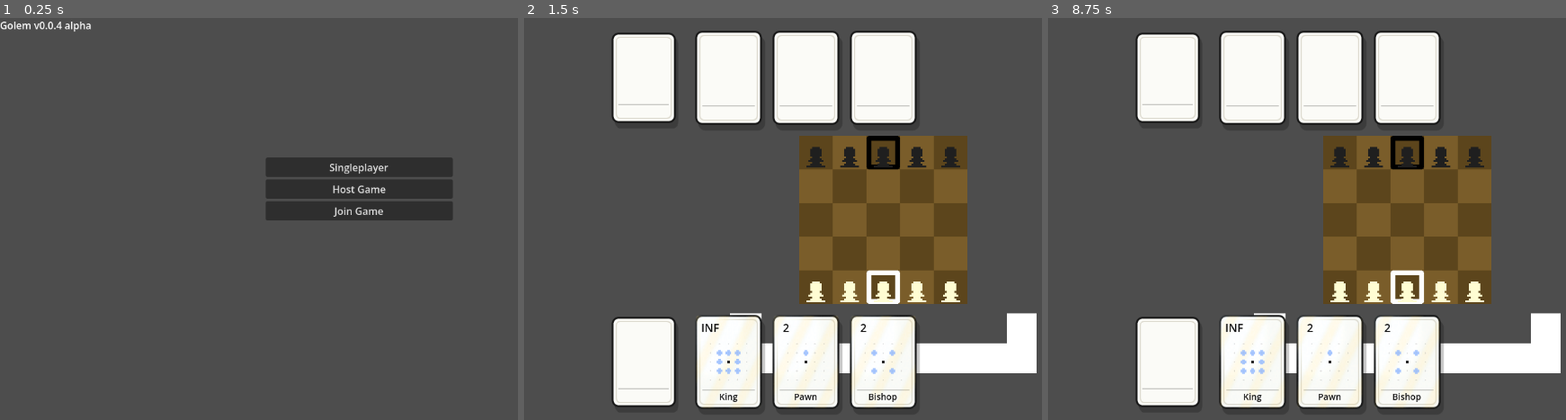
Above: before the commit, frames 1-3 (left to right).
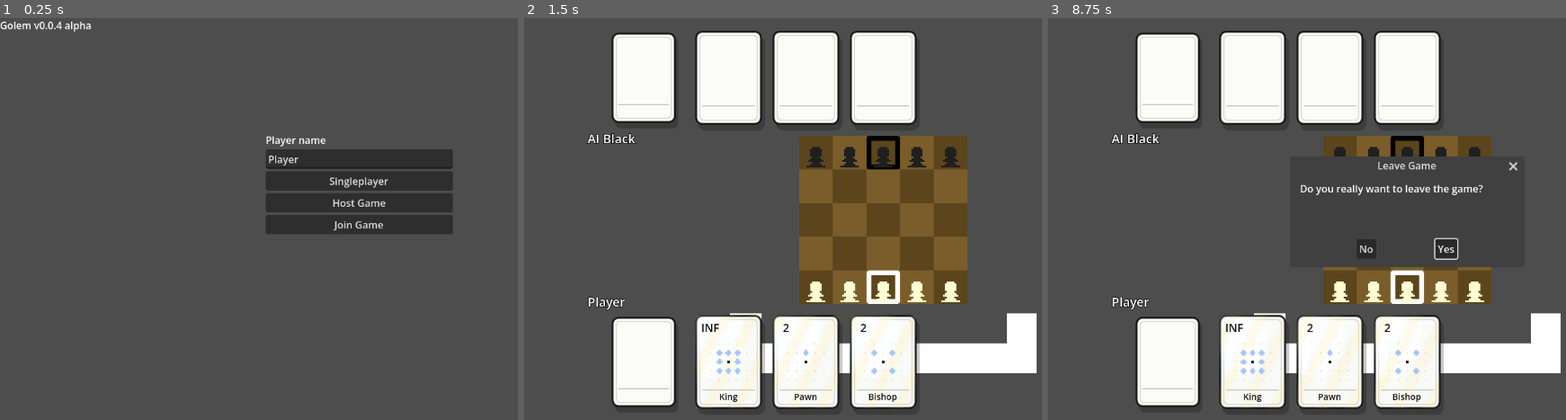
Above: after the commit, the same moments.

Repository: DavidBarta92/Golem-Chess
Game: Godot game, scene res://Scenes/MainMenu.tscn
The game is run twice, just before and just after one commit, with the same random seed, the same clock (stepped at 60 frames per second) and the same inputs.
Inputs (mouse positions are in pixels of both pictures, inside the frame that each line leads up to):
- Up to frame 1 (0.25 s): no input
- Up to frame 2 (1.5 s): click "Singleplayer" at 0.5 s; click "INF" at 1.25 s
- Up to frame 3 (8.75 s): click "2" at 2 s; click "2" at 2.75 s; click "2" at 3.5 s; click "2" at 4.25 s; tap Enter at 5, 6.5, 8 s; move the mouse to (1565, 198) at 5.02 s; click (1565, 198) at 5.17 s; tap Space at 5.75, 7.25 s; drag from (1265, 239) to (1369, 299) at 5.77 s; move the mouse to (1477, 130) at 6.52 s; click (1477, 130) at 6.67 s; drag from (1369, 299) to (1193, 158) at 7.27 s; move the mouse to (outside the picture) at 8.02 s; hold A from 8.03 s (still down); click (outside the picture) at 8.17 s; tap Escape at 8.65 s

The runs differ from the first frame. In frame 1, 3.4% of the frame differs, in the area x 51-88%, y 29-54%; in frame 2, 0.2%; in frame 3, 9.2%, in the area x 12-91%, y 28-73%.

Commit message:
exit window and names

Diff:
--- a/GameConfig.gd
+++ b/GameConfig.gd
@@ -6,12 +6,15 @@
 const AI_DIFFICULTY_NORMAL: String = "normal"
 const AI_DIFFICULTY_HARD: String = "hard"
 const DEFAULT_AI_VS_AI_CSV_LOG_DIR: String = "user://ai_match_logs"
+const DEFAULT_PLAYER_NAME: String = "Player"
+const MAX_PLAYER_NAME_LENGTH: int = 24
 
 var is_singleplayer: bool = false
 var is_hosting: bool = false
 var is_ai_vs_ai_batch: bool = false
 var server_ip: String = "127.0.0.1"
 var server_port: int = 9999
+var player_name: String = DEFAULT_PLAYER_NAME
 var ai_vs_ai_match_count: int = 1
 var ai_vs_ai_matches_played: int = 0
 var ai_vs_ai_log_session_id: String = ""
@@ -40,6 +43,20 @@
 
 func get_player_ai_difficulty(player_id: int) -> String:
 	return str(player_ai_difficulties.get(player_id, AI_DIFFICULTY_NORMAL))
+
+func set_local_player_name(new_player_name: String) -> void:
+	player_name = sanitize_player_name(new_player_name)
+
+func get_local_player_name() -> String:
+	return sanitize_player_name(player_name)
+
+func sanitize_player_name(raw_player_name: String) -> String:
+	var cleaned_name: String = raw_player_name.strip_edges()
+	if cleaned_name.is_empty():
+		return DEFAULT_PLAYER_NAME
+	if cleaned_name.length() > MAX_PLAYER_NAME_LENGTH:
+		cleaned_name = cleaned_name.substr(0, MAX_PLAYER_NAME_LENGTH)
+	return cleaned_name
 
 func set_singleplayer_controllers(player_0_controller: String = CONTROLLER_HUMAN, player_1_controller: String = CONTROLLER_AI) -> void:
 	set_player_controller(0, player_0_controller)
--- a/Scenes/MainMenu.gd
+++ b/Scenes/MainMenu.gd
@@ -5,6 +5,7 @@
 const MAX_AI_VS_AI_MATCH_COUNT: int = 9999
 
 @onready var ai_vs_ai_controls: Control = $AIVsAIControls
+@onready var player_name_field: LineEdit = $VBoxContainer/PlayerNameField
 @onready var ai_match_count_field: LineEdit = $AIVsAIControls/MatchCountField
 @onready var ai_csv_log_dir_field: LineEdit = $AIVsAIControls/CsvLogDirField
 
@@ -12,11 +13,14 @@
 
 func _ready():
 	ai_vs_ai_controls.visible = false
+	player_name_field.text = GameConfig.get_local_player_name()
 	ai_match_count_field.text = str(GameConfig.ai_vs_ai_match_count)
 	ai_csv_log_dir_field.text = GameConfig.get_ai_vs_ai_csv_log_dir()
 
 func _input(event):
 	if ai_vs_ai_controls.visible:
+		return
+	if get_viewport().gui_get_focus_owner() is LineEdit:
 		return
 
 	var key_event: InputEventKey = event as InputEventKey
@@ -31,6 +35,7 @@
 		ai_vs_ai_unlock_presses = 0
 
 func _on_singleplayer_button_pressed():
+	save_player_name()
 	GameConfig.stop_ai_vs_ai_batch()
 	GameConfig.is_singleplayer = true
 	GameConfig.is_hosting = true
@@ -39,6 +44,7 @@
 	get_tree().change_scene_to_file("res://Scenes/main.tscn")
 
 func _on_ai_vs_ai_button_pressed():
+	save_player_name()
 	var match_count: int = get_ai_vs_ai_match_count()
 	GameConfig.is_singleplayer = true
 	GameConfig.is_hosting = true
@@ -55,7 +61,11 @@
 		return MAX_AI_VS_AI_MATCH_COUNT
 	return match_count
 
+func save_player_name() -> void:
+	GameConfig.set_local_player_name(player_name_field.text)
+
 func _on_host_button_pressed():
+	save_player_name()
 	GameConfig.stop_ai_vs_ai_batch()
 	GameConfig.is_singleplayer = false
 	GameConfig.is_hosting = true
@@ -64,6 +74,7 @@
 	get_tree().change_scene_to_file("res://Scenes/main.tscn")
 
 func _on_join_button_pressed():
+	save_player_name()
 	GameConfig.stop_ai_vs_ai_batch()
 	GameConfig.is_singleplayer = false
 	GameConfig.reset_multiplayer_controllers()
--- a/Scenes/MainMenu.tscn
+++ b/Scenes/MainMenu.tscn
@@ -19,11 +19,20 @@
 anchor_right = 0.5
 anchor_bottom = 0.5
 offset_left = -150.0
-offset_top = -100.0
+offset_top = -140.0
 offset_right = 150.0
-offset_bottom = 100.0
+offset_bottom = 140.0
 grow_horizontal = 2
 grow_vertical = 2
+
+[node name="NameLabel" type="Label" parent="VBoxContainer"]
+layout_mode = 2
+text = "Player name"
+
+[node name="PlayerNameField" type="LineEdit" parent="VBoxContainer"]
+layout_mode = 2
+text = "Player"
+placeholder_text = "Player"
 
 [node name="SingleplayerButton" type="Button" parent="VBoxContainer" unique_id=2029327827]
 layout_mode = 2
--- a/Scenes/Multiplayer.gd
+++ b/Scenes/Multiplayer.gd
@@ -5,6 +5,7 @@
 
 var connected_peer_ids = []
 var peer_player_ids: Dictionary = {}
+var peer_player_names: Dictionary = {}
 var server_turn = true
 
 var game_host: NetworkGameHost = null
@@ -30,6 +31,8 @@
 	connected_peer_ids = [1]
 	peer_player_ids.clear()
 	peer_player_ids[1] = get_local_human_player_id()
+	peer_player_names.clear()
+	setup_singleplayer_player_names()
 	ai_players.clear()
 
 	game_host = NetworkGameHost.new(self)
@@ -53,6 +56,13 @@
 			var ai_difficulty: String = GameConfig.get_player_ai_difficulty(player_id)
 			ai_players[player_id] = HeuristicAIPlayer.new(player_id, ai_difficulty)
 
+func setup_singleplayer_player_names() -> void:
+	for player_id in [0, 1]:
+		if GameConfig.get_player_controller(player_id) == GameConfig.CONTROLLER_HUMAN:
+			peer_player_names[player_id] = GameConfig.get_local_player_name()
+		else:
+			peer_player_names[player_id] = "AI %s" % ("White" if player_id == 0 else "Black")
+
 func get_local_human_player_id() -> int:
 	for player_id in [0, 1]:
 		if GameConfig.get_player_controller(player_id) == GameConfig.CONTROLLER_HUMAN:
@@ -107,6 +117,7 @@
 
 	game_host = NetworkGameHost.new(self)
 	GameController.set_game_host(game_host)
+	peer_player_names[1] = GameConfig.get_local_player_name()
 
 	_on_peer_connected(1)
 	return true
@@ -163,10 +174,12 @@
 
 	print("Player disconnected: ", peer_id)
 	connected_peer_ids.erase(peer_id)
+	peer_player_names.erase(peer_id)
 	print("  Players: %d/2" % connected_peer_ids.size())
 
 func _on_connection_succeeded():
 	print("Connected to server")
+	register_player_name.rpc_id(1, multiplayer.get_unique_id(), GameConfig.get_local_player_name())
 
 func _on_connection_failed():
 	push_error("Failed to connect to server")
@@ -181,6 +194,15 @@
 func close_game_connection():
 	multiplayer_peer.close()
 	multiplayer.multiplayer_peer = null
+
+@rpc("any_peer", "call_local", "reliable")
+func register_player_name(peer_id: int, player_name: String):
+	if !is_server:
+		return
+
+	peer_player_names[peer_id] = GameConfig.sanitize_player_name(player_name)
+	if game_host != null && game_host.game_state != null && game_host.game_state.player_hands.has(0):
+		game_host.broadcast_full_state()
 
 func on_player_action(action: Dictionary):
 	send_player_action.rpc_id(1, multiplayer.get_unique_id(), action)
@@ -254,7 +276,24 @@
 		state_data.get("player_decks_size", {}),
 		state_data.get("hidden_cards", []),
 		state_data.get("player_base_fields", {}),
-		state_data.get("board_effects", [])
+		state_data.get("board_effects", []),
+		state_data.get("player_names", {})
 	)
 
 	print("apply_game_state() end")
+
+func get_player_names_by_id() -> Dictionary:
+	if GameConfig.is_singleplayer:
+		return {
+			0: str(peer_player_names.get(0, "AI White")),
+			1: str(peer_player_names.get(1, "AI Black")),
+		}
+
+	var player_names: Dictionary = {
+		0: "Player",
+		1: "Player",
+	}
+	for peer_id in peer_player_ids:
+		var player_id: int = int(peer_player_ids[peer_id])
+		player_names[player_id] = str(peer_player_names.get(peer_id, "Player"))
+	return player_names
--- a/Scenes/chess.gd
+++ b/Scenes/chess.gd
@@ -35,6 +35,8 @@
 const BOARD_MARKER_LINE_WIDTH = 1.8
 const DECK_COUNT_LABEL_SIZE = Vector2(88, 28)
 const DECK_COUNT_LABEL_GAP = 8
+const PLAYER_NAME_LABEL_SIZE = Vector2(180, 28)
+const PLAYER_NAME_LABEL_GAP = 8
 const INVALID_BOARD_POS = Vector2(-1, -1)
 const WHITE_BASE_FIELD = Vector2(0, 2)
 const BLACK_BASE_FIELD = Vector2(4, 2)
@@ -73,6 +75,8 @@
 var result_label: Label
 var has_received_server_state: bool = false
 var deck_count_label: Label
+var player_name_labels: Dictionary = {}
+var quit_confirmation_dialog: ConfirmationDialog
 var white_deck_count_override: int = -1
 var black_deck_count_override: int = -1
 var hidden_card_preview_container: Control
@@ -83,6 +87,10 @@
 	0: WHITE_BASE_FIELD,
 	1: BLACK_BASE_FIELD,
 }
+var current_player_names: Dictionary = {
+	0: "Player",
+	1: "Player",
+}
 
 var side
 
@@ -111,6 +119,9 @@
 	create_hidden_card_preview_ui()
 	create_result_ui()
 	create_deck_count_ui()
+	create_player_name_ui()
+	create_quit_confirmation_ui()
+	update_player_name_labels()
 
 func create_board_markers_node():
 	board_markers_node = Node2D.new()
@@ -339,6 +350,38 @@
 	label_settings.outline_color = Color(0.0, 0.0, 0.0)
 	deck_count_label.label_settings = label_settings
 
+func create_player_name_ui():
+	player_name_labels[1] = create_player_name_label()
+	player_name_labels[-1] = create_player_name_label()
+
+func create_player_name_label() -> Label:
+	var name_label: Label = Label.new()
+	canvas_layer.add_child(name_label)
+	name_label.visible = false
+	name_label.size = PLAYER_NAME_LABEL_SIZE
+	name_label.horizontal_alignment = HORIZONTAL_ALIGNMENT_LEFT
+	name_label.vertical_alignment = VERTICAL_ALIGNMENT_CENTER
+	name_label.mouse_filter = Control.MOUSE_FILTER_IGNORE
+	name_label.z_index = 940
+
+	var label_settings: LabelSettings = LabelSettings.new()
+	label_settings.font_size = 20
+	label_settings.font_color = Color(1.0, 1.0, 1.0)
+	label_settings.outline_size = 4
+	label_settings.outline_color = Color(0.0, 0.0, 0.0)
+	name_label.label_settings = label_settings
+	return name_label
+
+func create_quit_confirmation_ui():
+	quit_confirmation_dialog = ConfirmationDialog.new()
+	canvas_layer.add_child(quit_confirmation_dialog)
+	quit_confirmation_dialog.title = "Leave Game"
+	quit_confirmation_dialog.dialog_text = "Do you really want to leave the game?"
+	quit_confirmation_dialog.ok_button_text = "Yes"
+	quit_confirmation_dialog.cancel_button_text = "No"
+	quit_confirmation_dialog.exclusive = true
+	quit_confirmation_dialog.confirmed.connect(_on_quit_confirmed)
+
 func create_hidden_card_preview_ui():
 	hidden_card_preview_container = Control.new()
 	canvas_layer.add_child(hidden_card_preview_container)
@@ -390,6 +433,45 @@
 	configure_card_hand_container(black_pieces, local_color != -1)
 	update_card_face_visibility(local_color)
 	update_card_drag_permissions()
+	update_player_name_labels()
+
+func update_player_name_labels():
+	for owner_color in [1, -1]:
+		if !player_name_labels.has(owner_color):
+			continue
+
+		var name_label: Label = player_name_labels[owner_color] as Label
+		var deck_visual: CardVisual = get_deck_visual(owner_color)
+		if name_label == null or deck_visual == null or !is_instance_valid(deck_visual) or !deck_visual.visible:
+			if name_label != null:
+				name_label.visible = false
+			continue
+
+		var deck_rect: Rect2 = deck_visual.get_global_rect()
+		var is_top_hand: bool = is_card_hand_top(owner_color)
+		var label_x: float = deck_rect.get_center().x - PLAYER_NAME_LABEL_SIZE.x * 0.5
+		var label_y: float = deck_rect.end.y + PLAYER_NAME_LABEL_GAP if is_top_hand else deck_rect.position.y - PLAYER_NAME_LABEL_SIZE.y - PLAYER_NAME_LABEL_GAP
+		if label_y < 0.0:
+			label_y = deck_rect.end.y + PLAYER_NAME_LABEL_GAP
+
+		name_label.text = get_display_name_for_player(get_player_id_for_color(owner_color))
+		name_label.global_position = Vector2(
+			max(0.0, label_x),
+			label_y
+		)
+		name_label.visible = true
+
+func is_card_hand_top(owner_color: int) -> bool:
+	var local_color: int = get_local_view_color()
+	return owner_color != local_color
+
+func get_display_name_for_player(player_id: int) -> String:
+	if current_player_names.has(player_id):
+		return str(current_player_names[player_id])
+	var string_key: String = str(player_id)
+	if current_player_names.has(string_key):
+		return str(current_player_names[string_key])
+	return "Player"
 
 func update_card_drag_permissions():
 	var active_color: int = get_controllable_color()
@@ -747,6 +829,13 @@
 	return deck_visual.get_global_rect().has_point(get_viewport().get_mouse_position())
 
 func _input(event):
+	if event is InputEventKey:
+		var key_event: InputEventKey = event as InputEventKey
+		if key_event.pressed && !key_event.echo && key_event.keycode == KEY_ESCAPE:
+			show_quit_confirmation()
+			get_viewport().set_input_as_handled()
+			return
+
 	if can_control_current_turn():
 		if event is InputEventMouseButton && event.pressed:
 			if event.button_index == MOUSE_BUTTON_LEFT:
@@ -778,6 +867,18 @@
 					state = false
 					hovered_piece = Vector2(-1, -1)
 					hide_hover_piece_details()
+
+func show_quit_confirmation():
+	if quit_confirmation_dialog == null:
+		return
+	quit_confirmation_dialog.popup_centered(Vector2i(360, 140))
+
+func _on_quit_confirmed():
+	GameConfig.stop_ai_vs_ai_batch()
+	if get_parent().has_method("close_game_connection"):
+		get_parent().close_game_connection()
+	if get_tree():
+		get_tree().change_scene_to_file(MAIN_MENU_SCENE)
 
 func send_move_action(from_pos: Vector2, to_pos: Vector2):
 	if GameController.current_game_host:
@@ -1202,7 +1303,7 @@
 func is_stalemate():
 	return !current_player_has_valid_turn_action()
 
-func update_from_server_state(pieces_data: Dictionary, playe …(181 unchanged characters)… ctionary = {}, board_effects: Array = []):
+func update_from_server_state(pieces_data: Dictionary, playe …(181 unchanged characters)… ctionary = {}, board_effects: Array = [], player_names: Dictionary = {}):
 	var previous_white_hand_names: Array[String] = get_card_names_from_hand(white_card_hand)
 	var previous_black_hand_names: Array[String] = get_card_names_from_hand(black_card_hand)
 
@@ -1239,6 +1340,7 @@
 		black_deck_count_override = get_int_from_state_dict(player_deck_sizes, 1, black_card_deck.size())
 	current_player_base_fields = parse_player_base_fields(player_base_fields)
 	current_board_effects = parse_board_effects(board_effects)
+	current_player_names = parse_player_names(player_names)
 	white_card_hand = create_card_hand_from_names(current_white_hand_names)
 	black_card_hand = create_card_hand_from_names(current_black_hand_names)
 	white_card_visuals = populate_card_hand(white_pieces, white_card_hand, 1)
@@ -1257,6 +1359,19 @@
 
 	if server_game_over && winner_player != -1:
 		finish_game(get_color_for_player_id(winner_player))
+
+func parse_player_names(player_names: Dictionary) -> Dictionary:
+	var parsed_names: Dictionary = current_player_names.duplicate()
+	for player_id in [0, 1]:
+		if player_names.has(player_id):
+			parsed_names[player_id] = GameConfig.sanitize_player_name(str(player_names[player_id]))
+			continue
+
+		var string_key: String = str(player_id)
+		if player_names.has(string_key):
+			parsed_names[player_id] = GameConfig.sanitize_player_name(str(player_names[string_key]))
+
+	return parsed_names
 
 func update_hidden_card_previews(hidden_cards: Array):
 	clear_hidden_card_previews()
--- a/Scripts/NetworkGameHost.gd
+++ b/Scripts/NetworkGameHost.gd
@@ -377,7 +377,8 @@
 			local_state_data.player_decks_size,
 			local_state_data.hidden_cards,
 			local_state_data.player_base_fields,
-			local_state_data.board_effects
+			local_state_data.board_effects,
+			local_state_data.player_names
 		)
 
 	for peer_id in multiplayer_node.connected_peer_ids:
@@ -408,6 +409,7 @@
 		"winner_player": game_state.winner_player,
 		"player_base_fields": serialize_player_base_fields(),
 		"board_effects": serialize_board_effects(),
+		"player_names": get_serialized_player_names(),
 	}
 
 	for pos in game_state.pieces:
@@ -466,6 +468,15 @@
 
 func vector2_to_array(value: Vector2) -> Array:
 	return [value.x, value.y]
+
+func get_serialized_player_names() -> Dictionary:
+	if multiplayer_node != null && multiplayer_node.has_method("get_player_names_by_id"):
+		return multiplayer_node.get_player_names_by_id()
+
+	return {
+		0: "Player",
+		1: "Player",
+	}
 
 func duplicate_player_card_list(source) -> Array:
 	var output: Array = []
